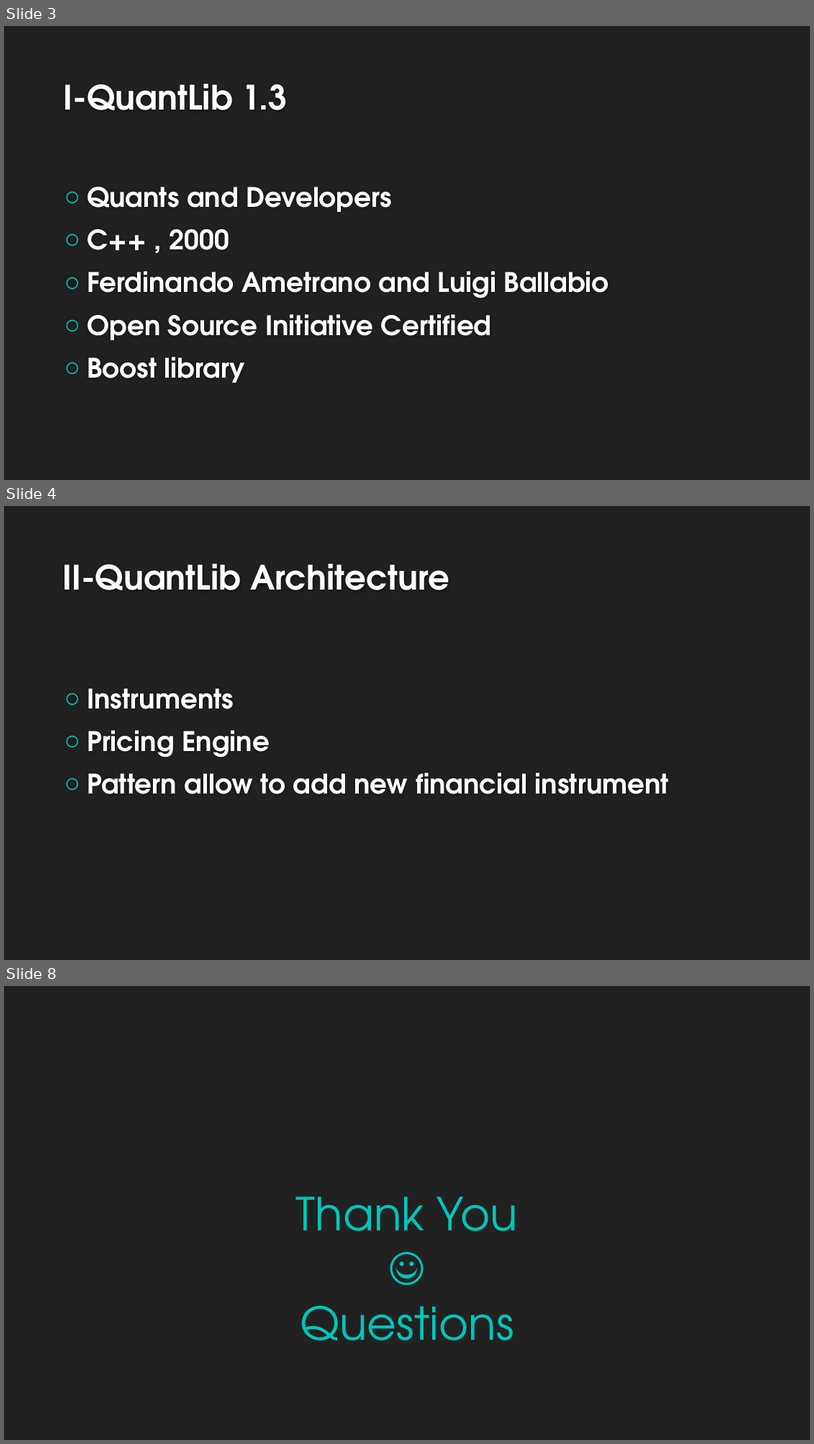
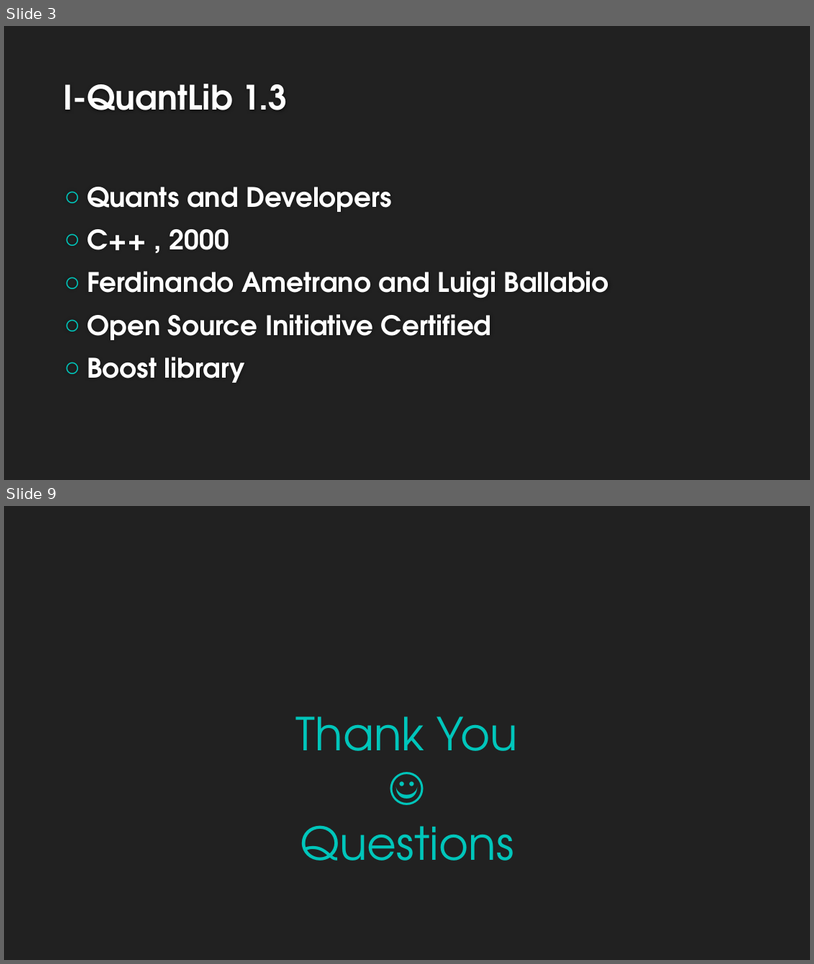
Before and after one commit to Ayadi07/Quantlib, a slide deck: QuantLib1.3 16-01-2014.pptx. Shown one above the other, each under a label of ours: slides 3, 4 and 8 before the commit, slides 3 and 9 after it; the slides between them are not shown. The pictures are 814x1444 and 814x964 pixels, drawn with LibreOffice and Linux fonts; fonts in the diff are those of the drawing; background and template pictures are left out. Boxes give left, top, right and bottom in pixels: in the first picture for what was removed or moved away, otherwise in the second. Text is boxed around its words. In the diff, an @@ line names an element or a change of style, - is before the commit and + after.

```diff
--- a/QuantLib1.3 16-01-2014.pptx
+++ b/QuantLib1.3 16-01-2014.pptx
@@ slide 4 removed at [4, 506, 810, 960], background #212121 @@
@@ title removed at [62, 564, 450, 590] @@
-II-QuantLib Architecture
@@ text removed at [87, 688, 669, 794] @@
-○ Instruments
-○ Pricing Engine
-○ Pattern allow to add new financial instrument
@@ what was slide 8 is now slide 9 @@
```
Also in this commit, not shown: 4 slides changed, 3 slides added, 1 other slide removed.
